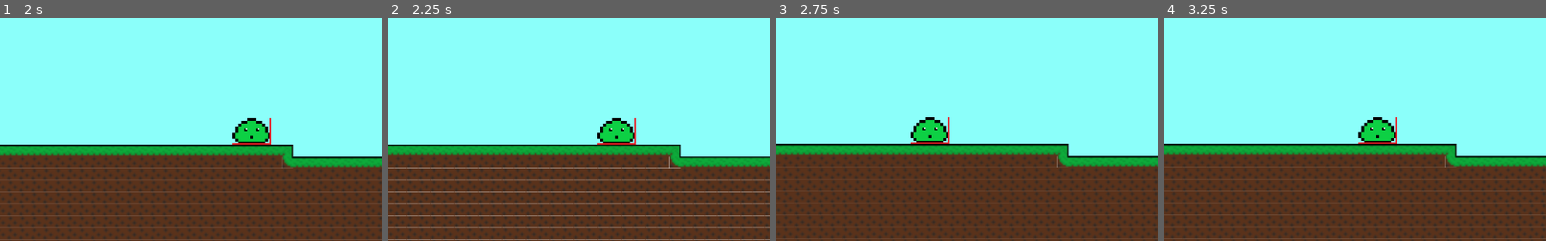
Above: before the commit, frames 1-4 (left to right).
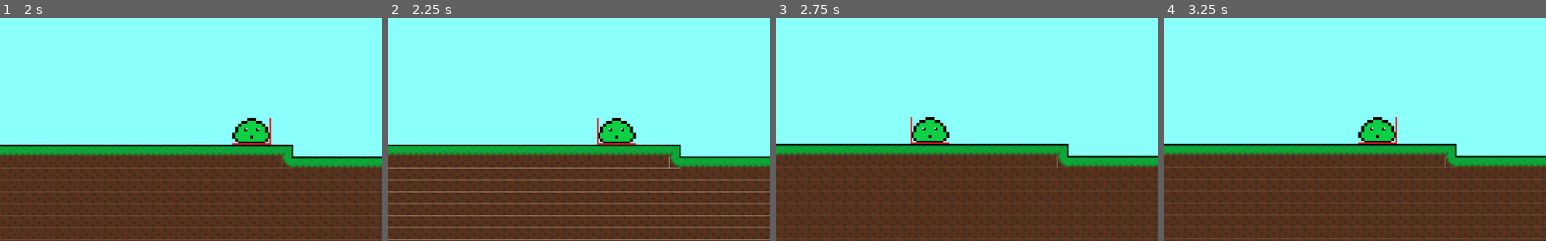
Above: after the commit, the same moments.

Repository: agentmatti/A-Slimes-Adventure
Game: Godot game, scene res://Levels/TestLevel.tscn
Same seed, same stepped clock (60 frames per second), same inputs: the game is played once before the commit and once after it.
Inputs:
- Up to frame 1 (2 s): hold D (move_right) from 0.53 s (still down); tap S (stomp) at 0.6, 1.35 s; tap Space (jump) at 0.77, 1.52 s
- Up to frame 2 (2.25 s): release D (move_right) at 2.03 s; hold A (move_left) from 2.03 s (still down); tap S (stomp) at 2.1 s
- Up to frame 3 (2.75 s): keep holding A (move_left)
- Up to frame 4 (3.25 s): release A (move_left) at 2.78 s; hold D (move_right) from 2.78 s (still down); tap S (stomp) at 2.85 s; tap Space (jump) at 3.02 s
The pictures show only the part of the screen within x 7-57%, y 46-96%; the shares and areas given below are measured in that part.

Frame 1 is identical in both runs. In frame 2, 0.1% of the frame differs, in the area x 54-65%, y 44-57%; in frame 3, 0.1%; in frame 4, nothing differs.

Commit message:
graphic changes
-player looks in moving direction

Diff:
--- a/Game/players/Actors/Player.gd
+++ b/Game/players/Actors/Player.gd
@@ -10,10 +10,16 @@
 func _physics_process(delta: float) -> void:
 	var is_jump_interrupted: = Input.is_action_just_pressed("stomp") and _velocity.y < 0.0
 	var direction: = get_direction()
+	looking_direction(direction)
 	_velocity = calculate_move_velocity(_velocity, direction, player_speed, is_jump_interrupted)
 	_velocity = move_and_slide(_velocity, FLOOR_NORMAL)
 
 
+func looking_direction(direction: Vector2):
+	if Input.is_action_just_pressed("move_right") == true:
+		get_node("Sprite").set_flip_h(false)
+	elif Input.is_action_just_pressed("move_left") == true:
+		get_node("Sprite").set_flip_h(true)
 
 func get_direction() -> Vector2:
 	return Vector2(
